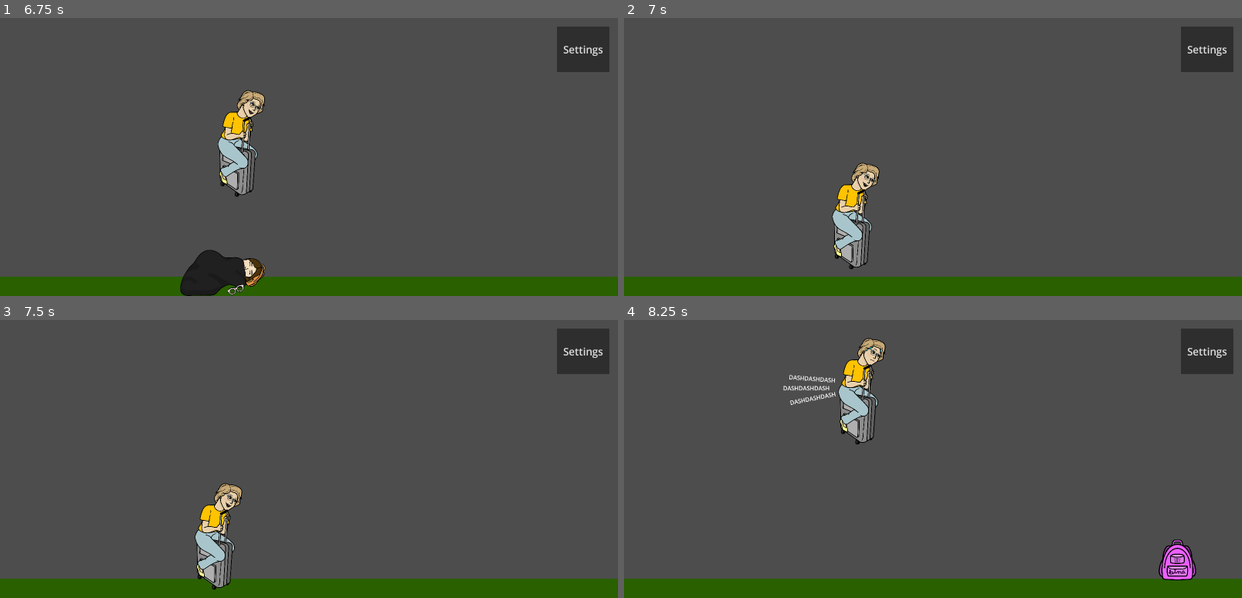
Above: before the commit, frames 1-4 (two rows, left to right).
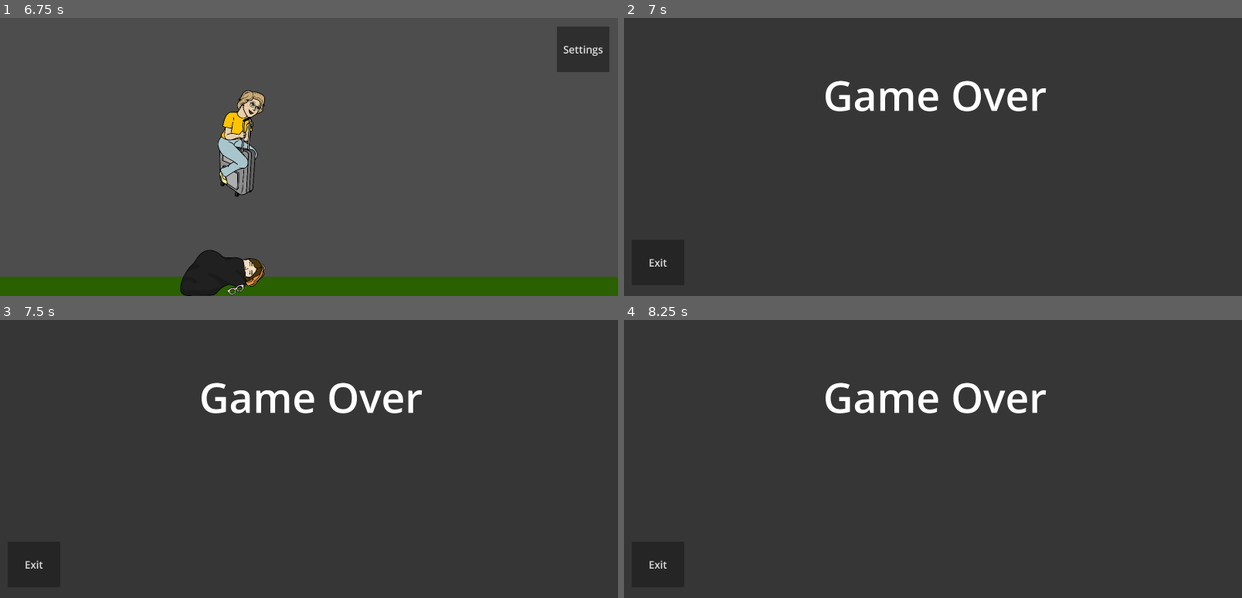
Above: after the commit, the same moments.

Repository: singerbj/bag-tag
Game: Godot game, scene res://scenes/Main.tscn
The game is run twice, just before and just after one commit, with the same random seed, the same clock (stepped at 60 frames per second) and the same inputs.
Inputs (mouse positions are in pixels of both pictures, inside the frame that each line leads up to):
- Up to frame 1 (6.75 s): click "Start Game" at 0.5 s; tap Enter at 1.25 s; move the mouse to (444, 143) at 1.27 s; hold Right (ui_right) 1.28-2.78 s; click (444, 143) at 1.42 s; tap Up (ui_up) at 1.52, 2.27, 3.77, 4.52, 5.27 s; move the mouse to (185, 170) at 2.02 s; move the mouse to (370, 95) at 2.77 s; move the mouse to (278, 212) at 3.52 s; hold Right (ui_right) 3.53-5.03 s; click (278, 212) at 3.67 s; move the mouse to (494, 198) at 4.27 s; move the mouse to (123, 115) at 5.02 s; move the mouse to (339, 157) at 5.77 s; hold Right (ui_right) 5.78-6.53 s; click (339, 157) at 5.92 s; move the mouse to (216, 87) at 6.52 s
- Up to frame 2 (7 s): tap Up (ui_up) at 6.77 s
- Up to frame 3 (7.5 s): move the mouse to (444, 445) at 7.27 s
- Up to frame 4 (8.25 s): tap Up (ui_up) at 7.52 s; move the mouse to (809, 472) at 8.02 s; hold Right (ui_right) from 8.03 s (still down); click (809, 472) at 8.17 s

Frame 1 is identical in both runs. In frame 2, 11% of the frame differs, in the area x 0-100%, y 9-100%; in frame 3, 11%; in frame 4, 12%, in the area x 0-100%, y 6-100%.

Commit message:
also added game over screen

Diff:
--- a/scenes/GameOverScreen.tscn
+++ b/scenes/GameOverScreen.tscn
@@ -1,3 +1,30 @@
-[gd_scene format=3 uid="uid://bgdxjiqlqtl8g"]
+[gd_scene load_steps=3 format=3 uid="uid://bgdxjiqlqtl8g"]
 
-[node name="GameOverScreen" type="Node2D"]
+[sub_resource type="Theme" id="Theme_5ghd4"]
+default_font_size = 200
+
+[sub_resource type="Theme" id="Theme_sio8u"]
+default_font_size = 50
+
+[node name="GameOverScreen" type="Panel"]
+offset_left = -1.0
+offset_top = -1.0
+offset_right = 3002.0
+offset_bottom = 1352.0
+
+[node name="RichTextLabel" type="RichTextLabel" parent="."]
+offset_left = 968.0
+offset_top = 238.0
+offset_right = 2092.0
+offset_bottom = 563.0
+theme = SubResource("Theme_5ghd4")
+text = "Game Over"
+
+[node name="ExitButton" type="Button" parent="."]
+offset_left = 39.0
+offset_top = 1078.0
+offset_right = 293.0
+offset_bottom = 1299.0
+theme = SubResource("Theme_sio8u")
+text = "Exit
+"
--- a/scenes/HelpScreen.tscn
+++ b/scenes/HelpScreen.tscn
@@ -13,6 +13,7 @@
 offset_bottom = 1362.0
 
 [node name="RichTextLabel" type="RichTextLabel" parent="."]
+layout_mode = 0
 offset_left = 1355.0
 offset_top = 487.0
 offset_right = 1812.0
@@ -21,6 +22,7 @@
 text = "Help"
 
 [node name="BackButton" type="Button" parent="."]
+layout_mode = 0
 offset_left = 51.0
 offset_top = 42.0
 offset_right = 305.0
--- a/scenes/SettingsScreen.tscn
+++ b/scenes/SettingsScreen.tscn
@@ -38,6 +38,7 @@
 "
 
 [node name="HelpButton" type="Button" parent="."]
+layout_mode = 0
 offset_left = 2693.0
 offset_top = 45.0
 offset_right = 2947.0
@@ -47,6 +48,7 @@
 "
 
 [node name="ExitButton" type="Button" parent="."]
+layout_mode = 0
 offset_left = 39.0
 offset_top = 1078.0
 offset_right = 293.0
--- a/scripts/game.gd
+++ b/scripts/game.gd
@@ -2,7 +2,6 @@
 
 class_name Game
 
-const Player = preload("res://scripts/player.gd")
 const game_object_scenes = [
 	preload("res://scenes/people/Bina.tscn"),
 	preload("res://scenes/people/Ben.tscn"),
@@ -98,7 +97,9 @@
 
 func stop_game():
 	if current_game_state == GameState.Running || current_game_state == GameState.Paused:
+		get_parent().get_node("CanvasLayer").hide()
 		$AudioStreamPlayer.playing = false
+		camera.enabled = false
 		current_game_state = GameState.Stopped
 	elif current_game_state == GameState.Stopped:
 		print("Error: Cannot stop an already stopped game!")
--- a/scripts/main.gd
+++ b/scripts/main.gd
@@ -1,5 +1,6 @@
 extends Node
 
+class_name Main
 
 # Called when the node enters the scene tree for the first time.
 func _ready() -> void:
@@ -22,6 +23,7 @@
 
 	$GameScreen/CanvasLayer/SettingsButton.connect("pressed", self._on_game_settings_button_pressed)
 
+	$GameOverScreen/ExitButton.connect("pressed", self._on_exit_button_pressed)
 
 func _on_start_game_button_pressed() -> void:
 	print("_on_start_game_button_pressed")
@@ -58,5 +60,12 @@
 	$GameScreen/Game.pause_game()
 	$SettingsScreen.show()
 
+func on_game_over() -> void:
+	$TitleScreen.hide()
+	$SettingsScreen.hide()
+	$HelpScreen.hide()
+	$GameScreen.hide()
+	$GameOverScreen.show()
+
 func wait(seconds: float) -> void:
 	await get_tree().create_timer(seconds).timeout
--- a/scripts/player.gd
+++ b/scripts/player.gd
@@ -2,7 +2,9 @@
 
 class_name Player
 
-const GameObject = preload("res://scripts/game_object.gd")
+const People = preload("res://scripts/people.gd")
+const Suitcase = preload("res://scripts/suitcase.gd")
+const Backpack = preload("res://scripts/backpack.gd")
 
 const JUMP_FORCE := 1800
 const DASH_FORCE := 1300
@@ -19,11 +21,13 @@
 var dash_budget = 0
 
 @onready var game_scene: Game
+@onready var main_scene: Main
 
 func _ready() -> void:
 	$Fire.visible = false
 	$DashSprite.visible = false
 	game_scene = get_parent()
+	main_scene = get_parent().get_parent().get_parent()
 
 func _process(delta):
 	if game_scene.current_game_state == game_scene.GameState.Running:
@@ -64,8 +68,17 @@
 	for index in get_slide_collision_count():
 		var collision := get_slide_collision(index)
 		var body := collision.get_collider()
-		if body is GameObject:
-			print("Collided with: ", body.name)
+		if body is People:
+			print("Collided with People: ", body.name)
+			game_scene.stop_game()
+			main_scene.on_game_over()
+			break
+		elif body is Backpack:
+			print("Collided with Backpack: ", body.name)
+			body.queue_free()
+			break
+		elif body is Suitcase:
+			print("Collided with Suitcase: ", body.name)
 			body.queue_free()
 			break
 
